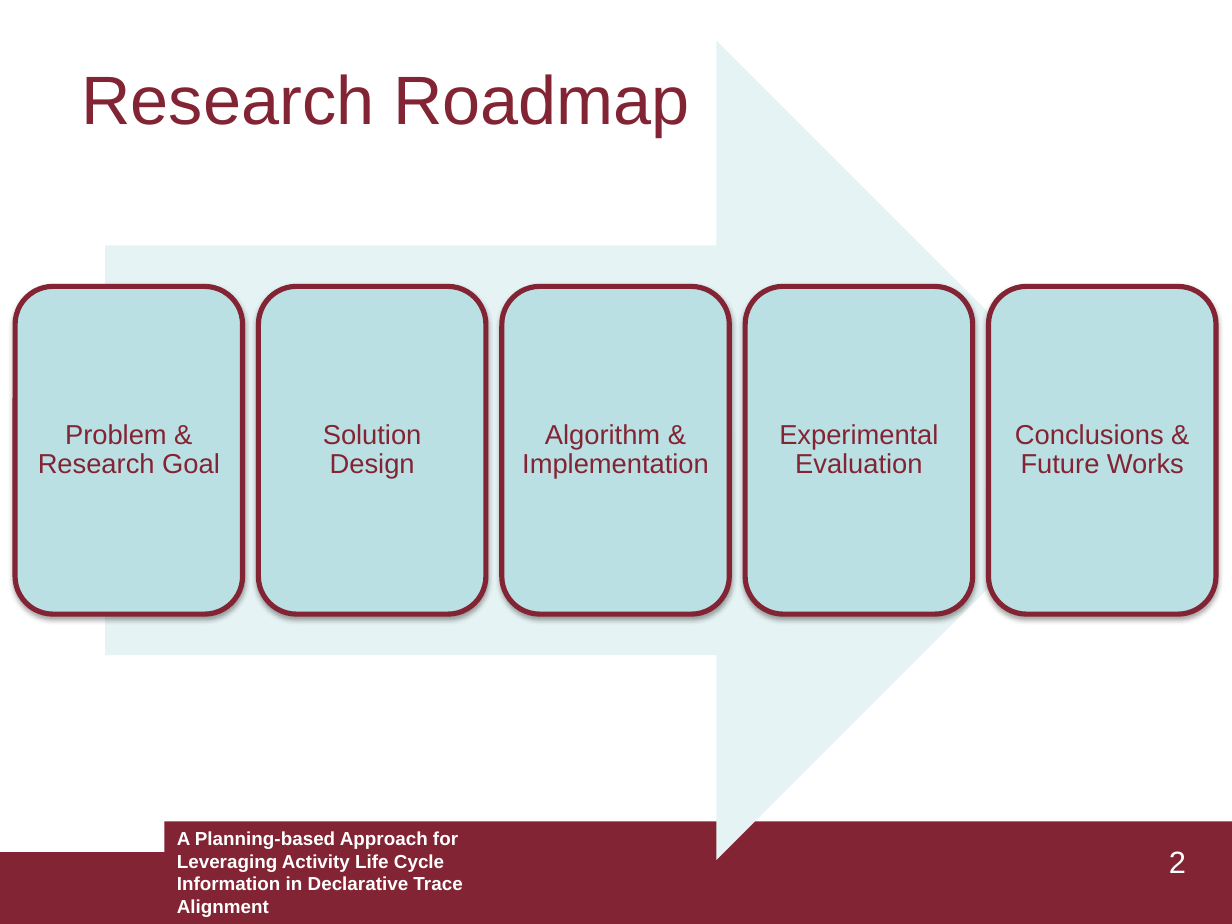
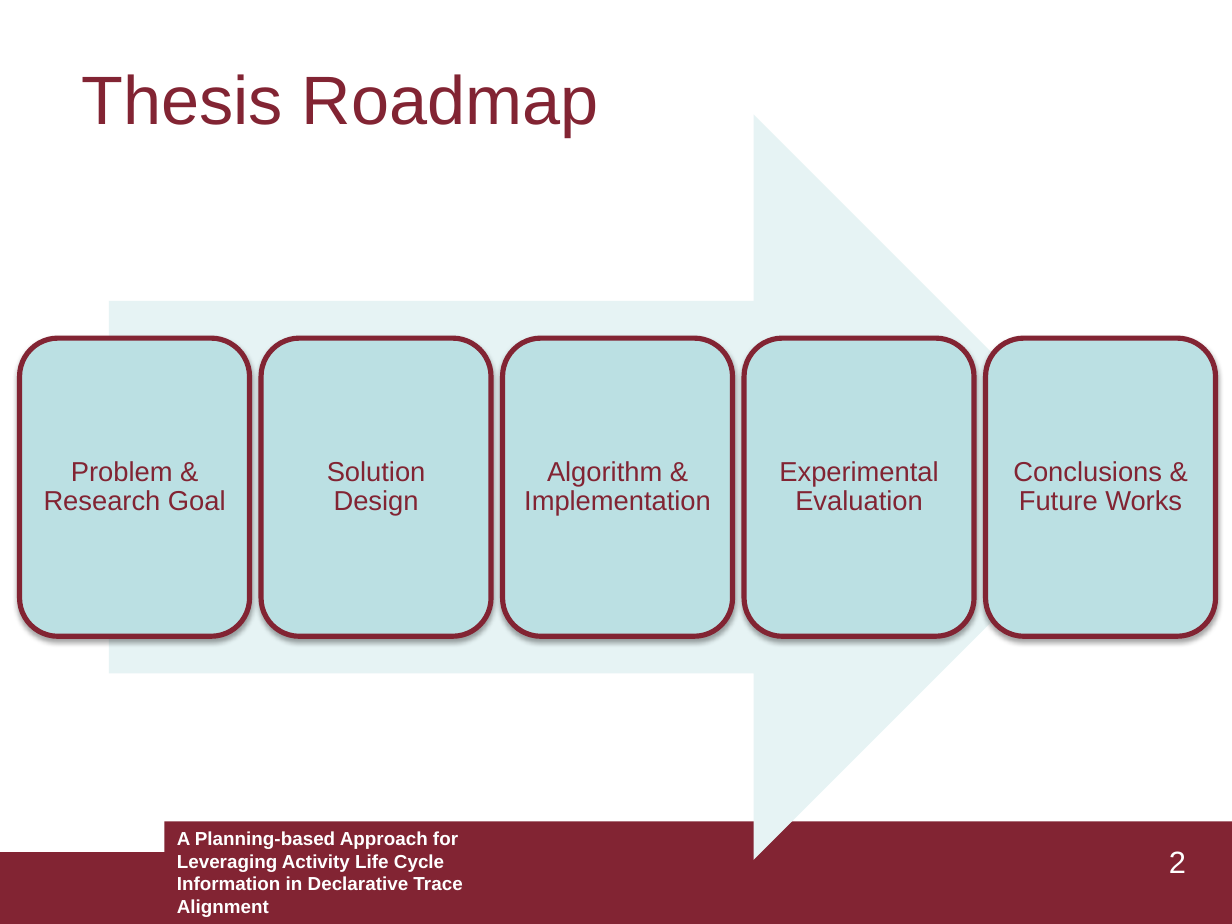
Before and after one commit to GianmarcoBordin/LifeCycleAligner, a slide deck: slide 2 of presentation/Thesis_presentation.pptx. Drawn at 1232x924 pixels with LibreOffice and Linux fonts; fonts in the diff are those of the drawing. Boxes give left, top, right and bottom in pixels: in the first picture for what was removed or moved away, otherwise in the second. Text is boxed around its words. In the diff, an @@ line names an element or a change of style, - is before the commit and + after.

```diff
--- a/presentation/Thesis_presentation.pptx
+++ b/presentation/Thesis_presentation.pptx
@@ text at (82, 74, 599, 136): text changed @@
-Research Roadmap
+Thesis Roadmap
@@ right arrow: place and size @@
-right arrow at (105, 41, 1126, 860)
+right arrow at (108, 115, 1126, 860)
@@ rounded rectangle: place and size @@
-rounded rectangle at (15, 287, 243, 615)
+rounded rectangle at (20, 338, 250, 636)
@@ text "Problem & Research Goal": place and size @@
-text "Problem & Research Goal" at (38, 424, 220, 474)
+text "Problem & Research Goal" at (44, 461, 226, 511)
@@ rounded rectangle: place and size @@
-rounded rectangle at (259, 287, 487, 615)
+rounded rectangle at (261, 338, 492, 636)
@@ text "Solution Design": place and size @@
-text "Solution Design" at (323, 424, 422, 479)
+text "Solution Design" at (327, 461, 426, 516)
@@ rounded rectangle: place and size @@
-rounded rectangle at (501, 287, 729, 615)
+rounded rectangle at (503, 338, 733, 636)
@@ text "Algorithm & Implementation": place and size @@
-text "Algorithm & Implementation" at (522, 424, 709, 479)
+text "Algorithm & Implementation" at (524, 461, 711, 516)
@@ rounded rectangle: place and size @@
-rounded rectangle at (745, 287, 973, 615)
+rounded rectangle at (744, 338, 975, 636)
@@ text "Experimental Evaluation": place and size @@
-text "Experimental Evaluation" at (779, 424, 938, 474)
+text "Experimental Evaluation" at (779, 461, 938, 511)
@@ rounded rectangle: place and size @@
-rounded rectangle at (988, 287, 1216, 615)
+rounded rectangle at (986, 338, 1216, 636)
@@ text "Conclusions & Future Works": place and size @@
-text "Conclusions & Future Works" at (1015, 424, 1184, 474)
+text "Conclusions & Future Works" at (1013, 461, 1182, 511)
```
Also in this commit, not shown: 12 other slides changed, 6 slides removed.
